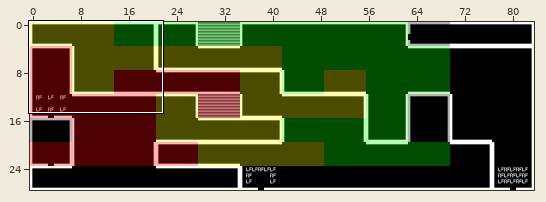
Level history. Tiled map: tiled/dungeons.tmx. Above: a wide view before the commit, with the close-up outlined.
Close-up. Old version:
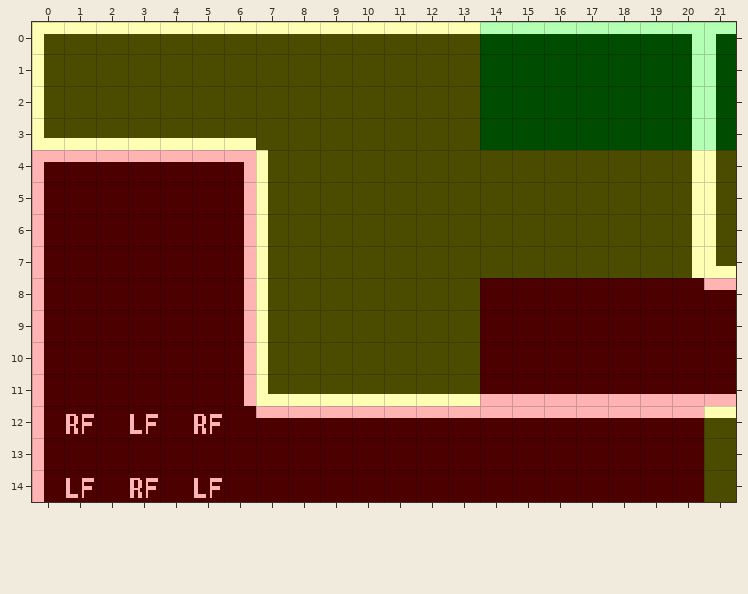
Cells are 16x16 px. Shown: x 0..21, y 0..14. The commit also changed other parts of the map, which this record leaves out. The old version is drawn lined up with the new one.
New version:
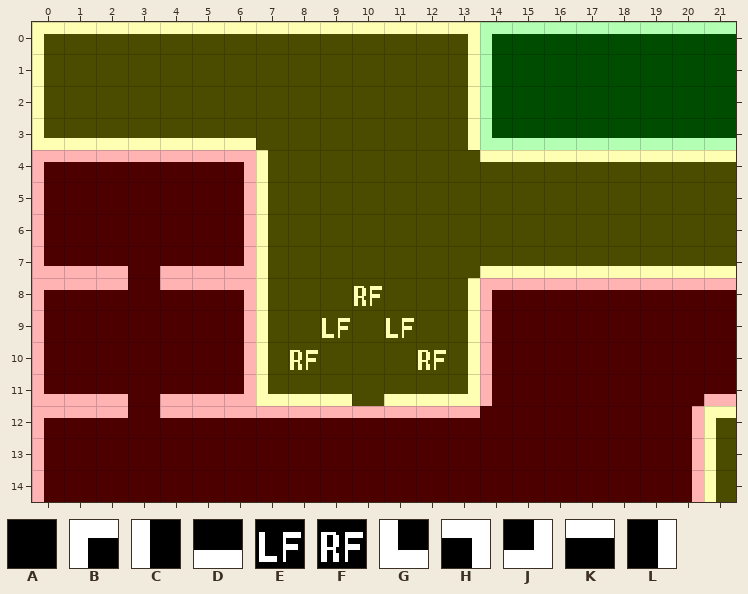
Key: from "overworld": A 0, B 1, C 2, D 3, E 8, F 9, G 10, H 11, J 12, K 13, L 14.
_ is an empty cell.
What changed:
map size 84x28 -> 70x24 cells
Layer "Tile Layer 1":
y 0: x 13..14 KK -> HB; x 20..21 HB -> KK
y 1..2: x 13..14 AA -> LC; x 20..21 LC -> AA
y 3: x 13..21 AAAAAAALC -> LGDDDDDDD
y 4: x 14..21 AAAAAALC -> KKKKKKKK
y 5..6: x 20..21 LC -> AA
y 7: x 0..2 CAA -> GDD; x 4..6 AAL -> DDJ; x 14..21 AAAAAALG -> DDDDDDDD
y 8: x 0..2 CAA -> BKK; x 4..6 AAL -> KKH; x 10 A -> F; x 13..20 AAAAAAAA -> LBKKKKKK
y 9: x 9 A -> E; x 11 A -> E; x 13..14 AA -> LC
y 10: x 8 A -> F; x 12..14 AAA -> FLC
y 11: x 0..2 CAA -> GDD; x 4..6 AAL -> DDJ; x 10 D -> A; x 13..20 DDDDDDDD -> JCAAAAAA
y 12: x 0..6 CFAEAFA -> BKKAKKK; x 14..21 KKKKKKKK -> AAAAAALB
y 13: x 20..21 AA -> LC
y 14: x 1 E -> A; x 3 F -> A; x 5 E -> A; x 20..21 AA -> LC
